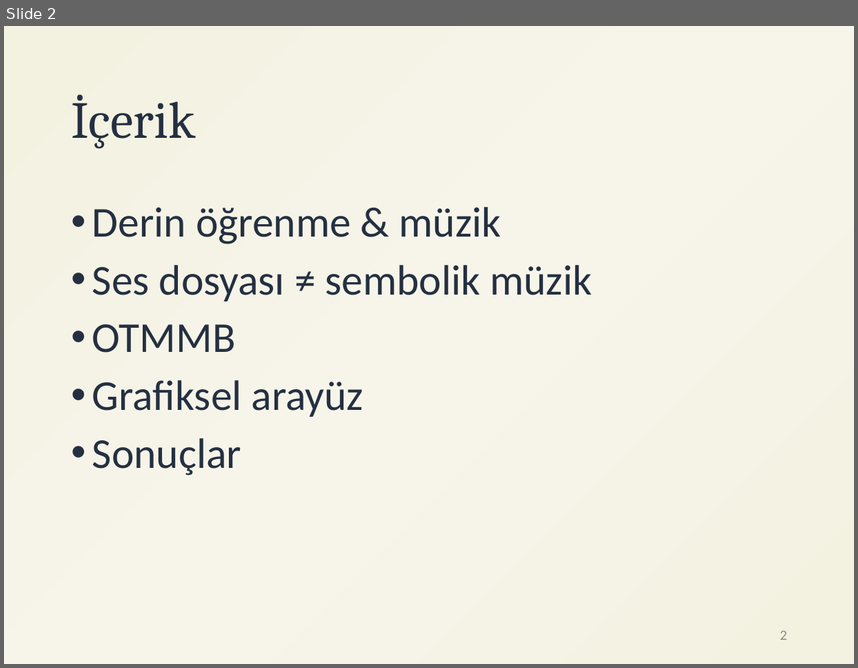
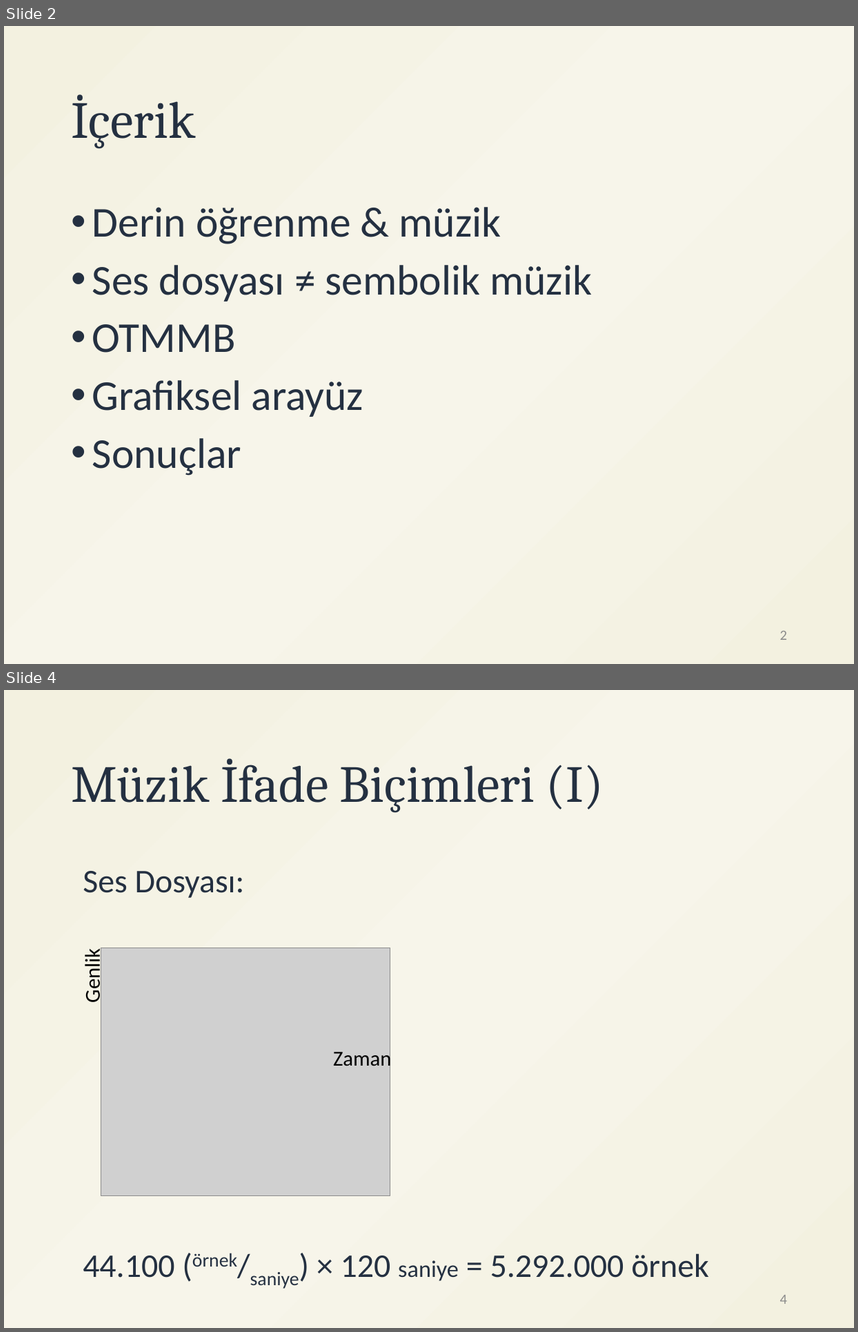
Before and after one commit to ihpar/katip, a slide deck: assets/DL_GUI.pptx. Shown one above the other, each under a label of ours: slide 2 before the commit, slides 2 and 4 after it; the slides between them are not shown. The pictures are 858x668 and 858x1332 pixels, drawn with LibreOffice and Linux fonts; fonts in the diff are those of the drawing; grey boxes stand for pictures. Boxes give left, top, right and bottom in pixels: in the first picture for what was removed or moved away, otherwise in the second. Text is boxed around its words. In the diff, an @@ line names an element or a change of style, - is before the commit and + after.

```diff
--- a/assets/DL_GUI.pptx
+++ b/assets/DL_GUI.pptx
@@ slide 4 added at (4,690,854,1328), background gradient #F3F1E0 to #F7F5EA @@
@@ title added at (71,758,604,813), 44 pt, text #243041 @@
+Müzik İfade Biçimleri (I)
@@ text added at (83,871,709,1288), 28 pt, text #243041 @@
+Ses Dosyası:
+44.100 (örnek/saniye) × 120 saniye = 5.292.000 örnek
@@ text added at (79,953,105,1001), 18 pt, text #000000 @@
+Genlik
@@ picture added at (101,947,391,1195) @@
@@ text added at (333,1047,392,1071), 18 pt, text #000000 @@
+Zaman
@@ page number added at (780,1294,787,1303), 12 pt, text #8C8C8C @@
+4
```
Also in this commit, not shown: 4 slides changed, 1 other slide added, 1 slide removed, 1 other file.
